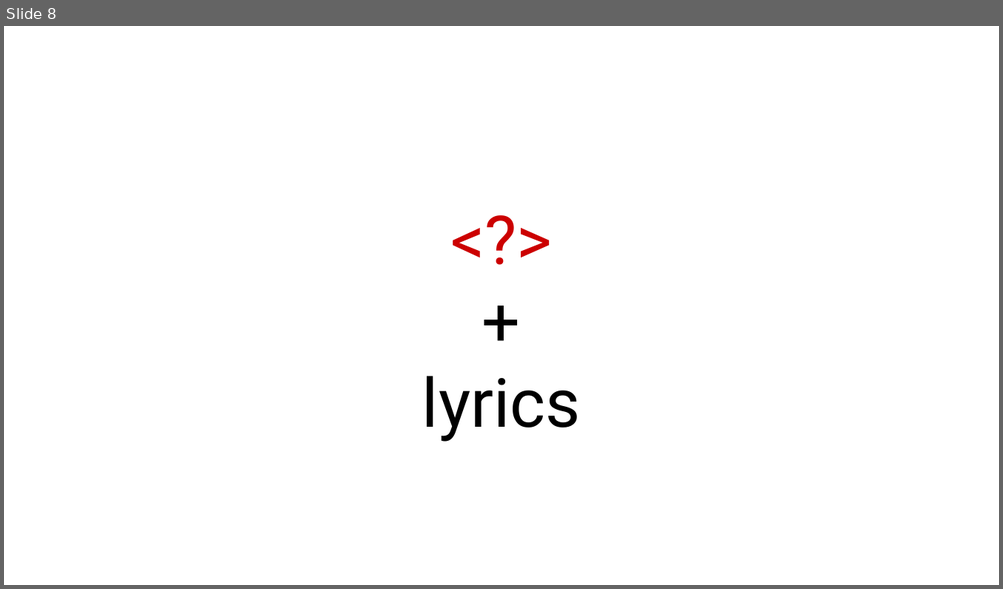
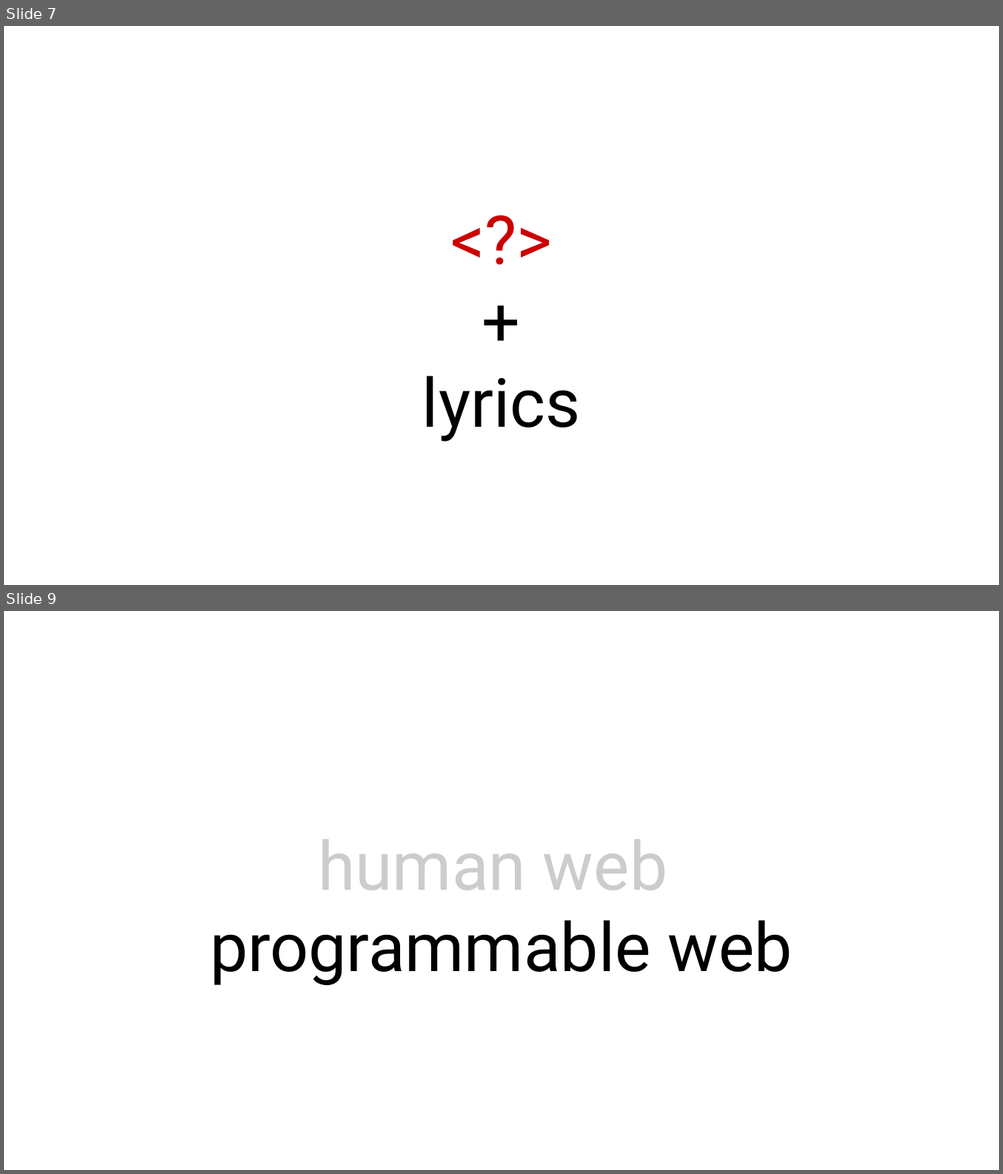
Before and after one commit to KarelZe/SSOS, a slide deck: docs/EnglishSSOS.odp. Shown one above the other, each under a label of ours: slide 8 before the commit, slides 7 and 9 after it; the slides between them are not shown. The pictures are 1003x589 and 1003x1174 pixels, drawn with LibreOffice and Linux fonts; fonts in the diff are those of the drawing. Boxes give left, top, right and bottom in pixels: in the first picture for what was removed or moved away, otherwise in the second. Text is boxed around its words. In the diff, an @@ line names an element or a change of style, - is before the commit and + after.

```diff
--- a/docs/EnglishSSOS.odp
+++ b/docs/EnglishSSOS.odp
@@ slide 9 added at box(4, 611, 999, 1170), background #FFFFFF @@
@@ subtitle added at box(210, 840, 791, 985), 54 pt, text #000000 @@
+human web
+programmable web
@@ what was slide 8 is now slide 7 @@
```
Also in this commit, not shown: 1 slide changed, 15 other slides added, 6 slides removed, 1 other file.
